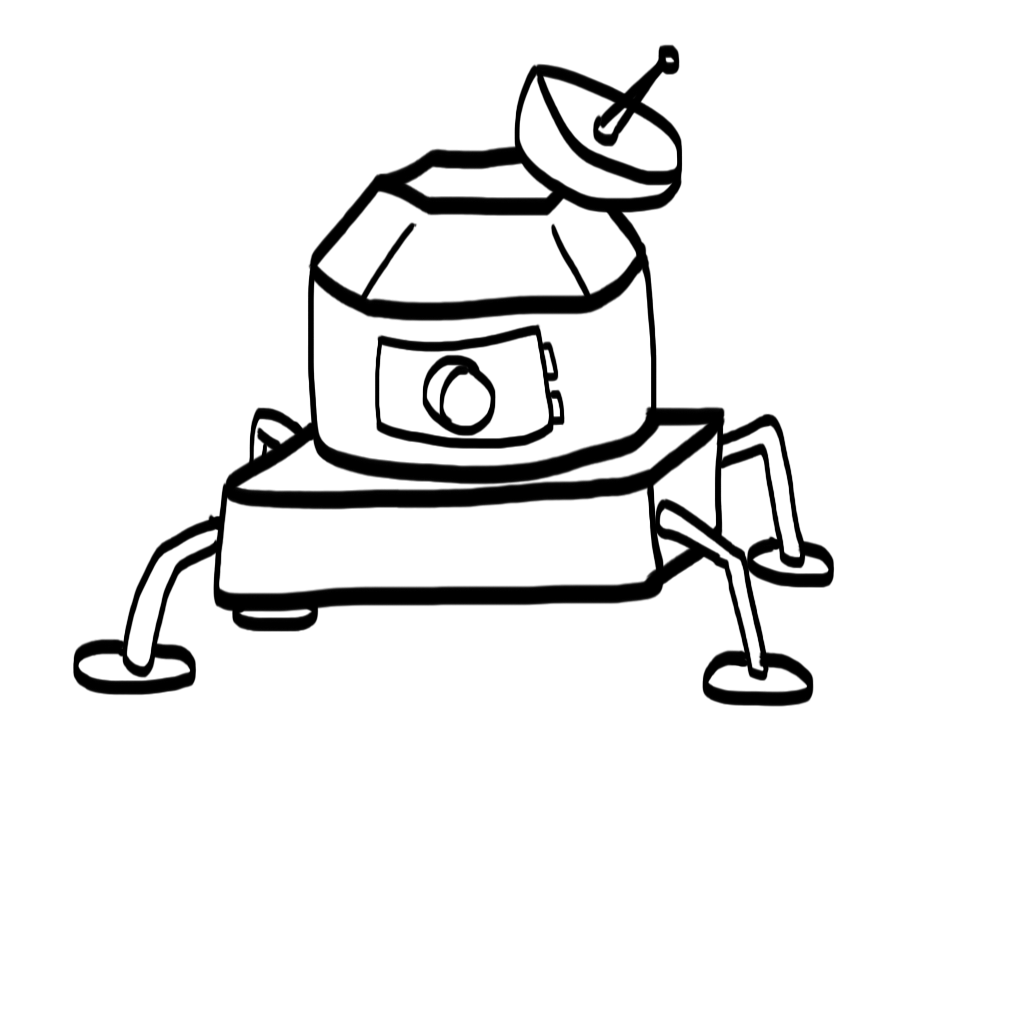
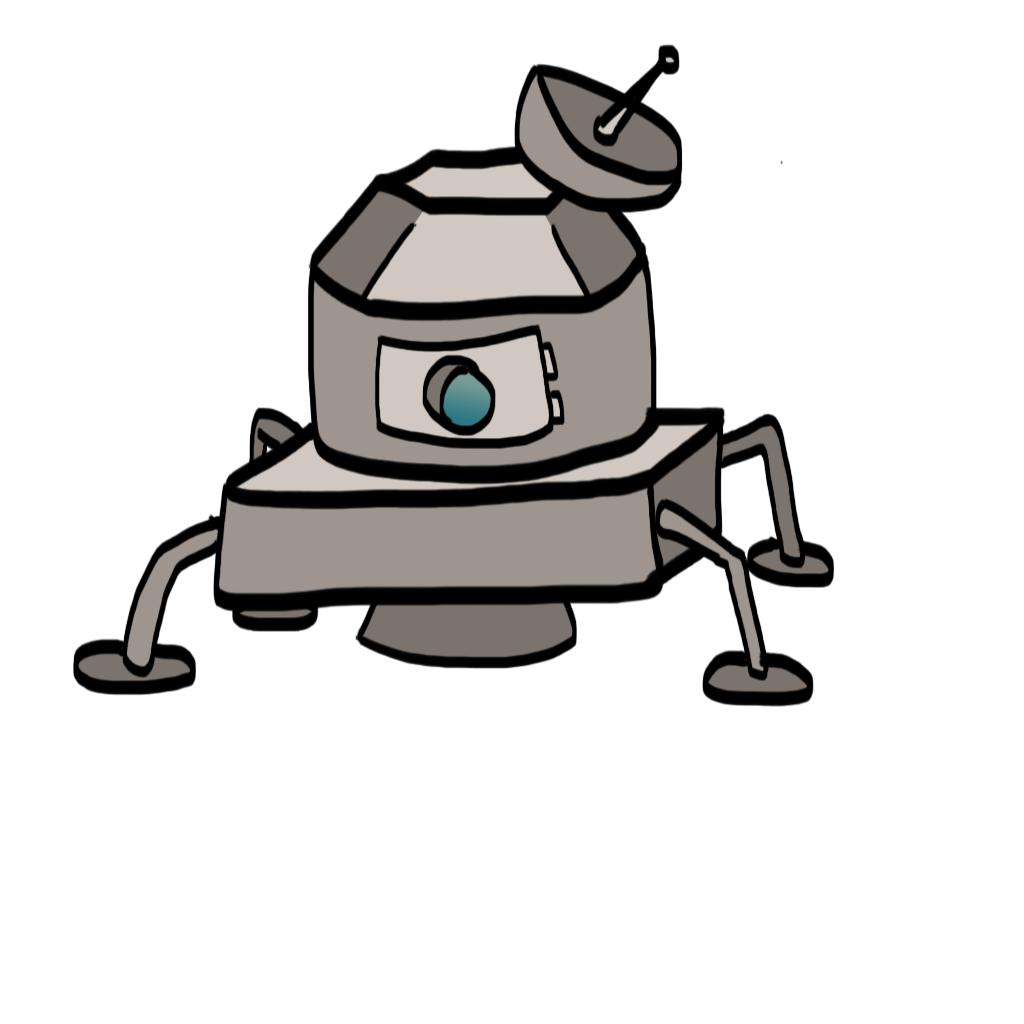
Layers edited between the first and the second 1024 x 1024 image:
painted on "Layer 5" over (78, 145, 829, 694)
removed layer "Layer 4" over (78, 221, 829, 694)
removed layer "Layer 3" over (116, 144, 782, 668)
added layer "Layer 7" above "Layer 6" over (439, 370, 495, 430)
added layer "Layer 6" above "Layer 2" over (78, 56, 829, 694)
